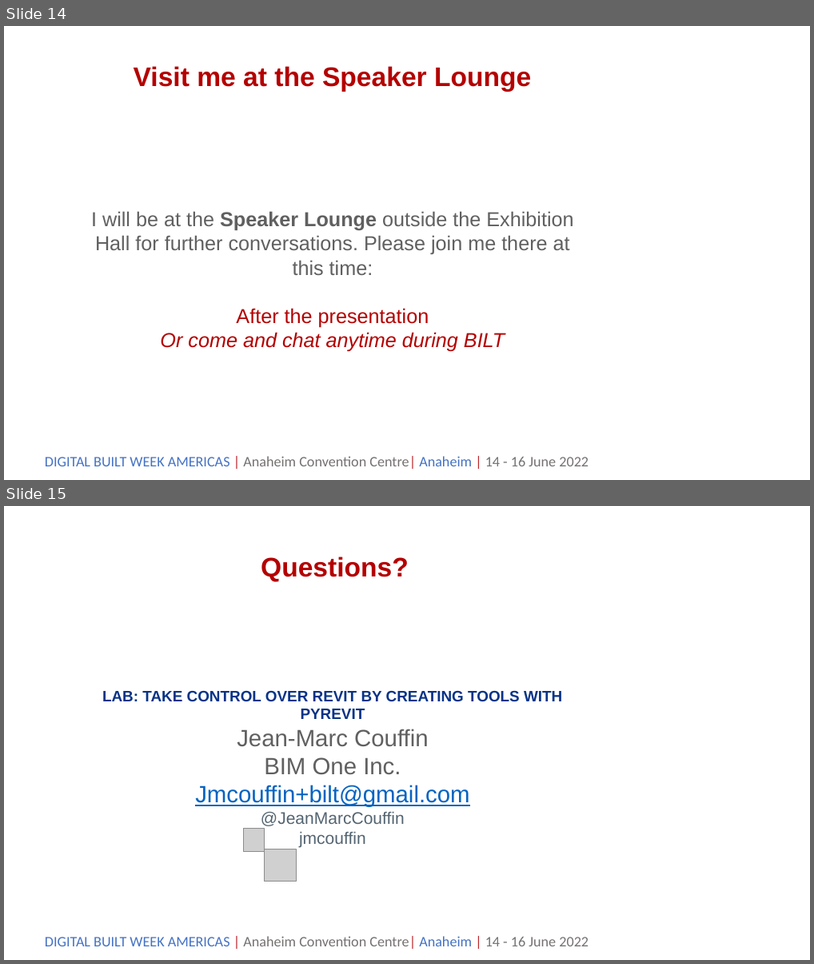
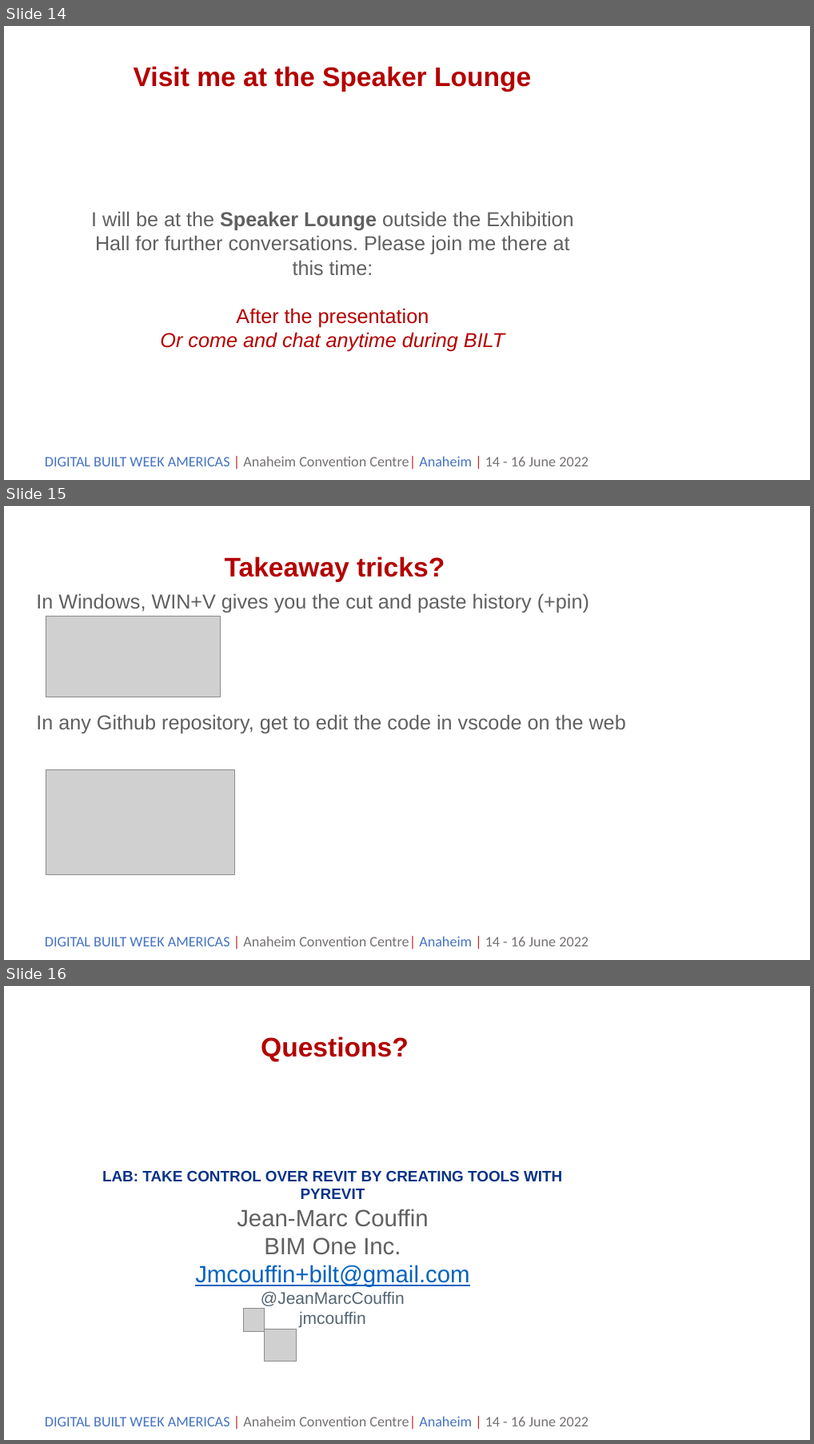
Before and after one commit to jmcouffin/pyRevit-BILT_NA_2022, a slide deck: Handout_Presentation/26-Pres_TakeControlOverRevitCreatingToolsWithPyRevit_Jean-MarcCouffin.pptx. Shown one above the other, each under a label of ours: slides 14 and 15 before the commit, slides 14, 15 and 16 after it. The pictures are 814x964 and 814x1444 pixels, drawn with LibreOffice and Linux fonts; fonts in the diff are those of the drawing; grey boxes stand for pictures; background and template pictures are left out. Boxes give left, top, right and bottom in pixels: in the first picture for what was removed or moved away, otherwise in the second. Text is boxed around its words. In the diff, an @@ line names an element or a change of style, - is before the commit and + after.

```diff
--- a/Handout_Presentation/26-Pres_TakeControlOverRevitCreatingToolsWithPyRevit_Jean-MarcCouffin.pptx
+++ b/Handout_Presentation/26-Pres_TakeControlOverRevitCreatingToolsWithPyRevit_Jean-MarcCouffin.pptx
@@ slide 15 added at [4,506,810,960], background picture (left out); not listed: 1 template element that a slide beside it also shows @@
@@ title added at [225,556,445,582], 32 pt, text #B40000, bold @@
+Takeaway tricks?
@@ subtitle added at [36,593,626,733], 24 pt, text #606060 @@
+In Windows, WIN+V gives you the cut and paste history (+pin)
+In any Github repository, get to edit the code in vscode on the web
@@ picture added at [46,616,221,696] @@
@@ picture added at [46,769,234,875] @@
@@ what was slide 15 is now slide 16 @@
```
Also in this commit, not shown: 2 other files.
